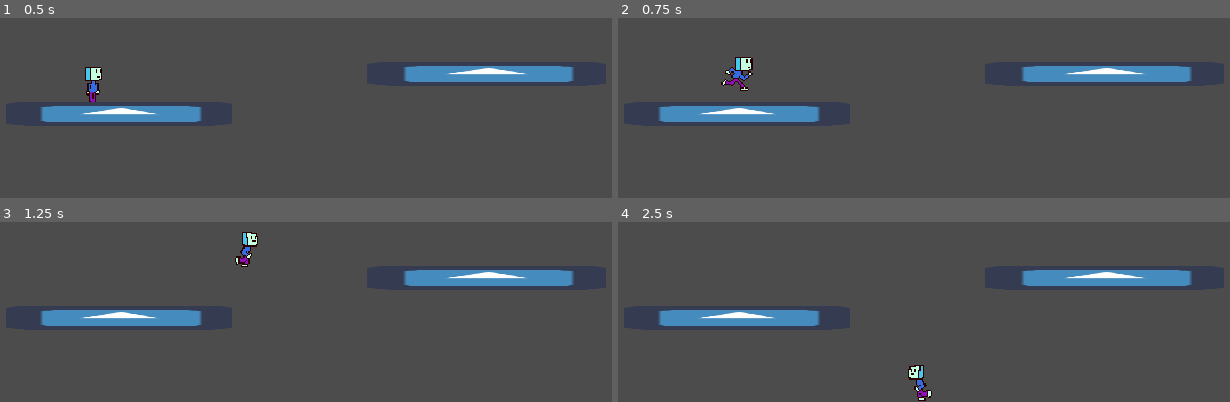
Above: before the commit, frames 1-4 (two rows, left to right).
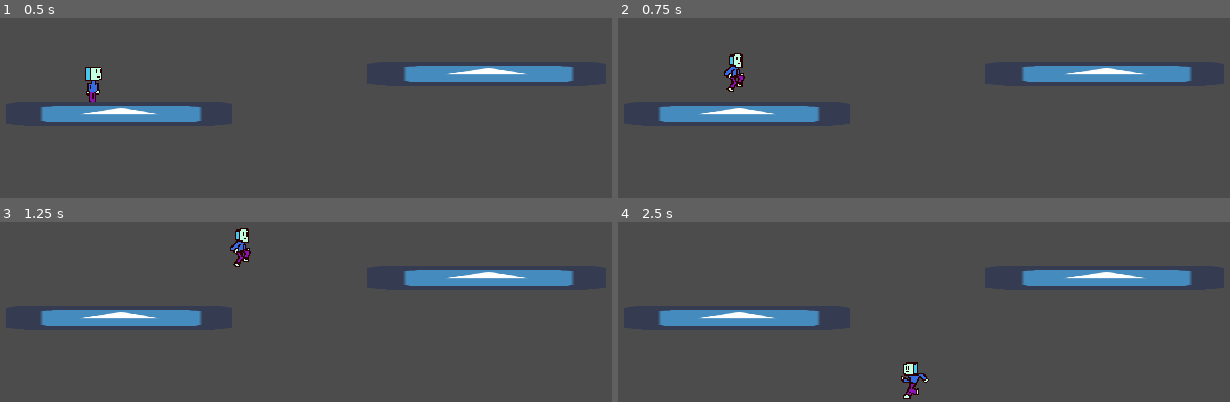
Above: after the commit, the same moments.

Repository: Ftcv/Sofrido-Re
Game: Godot game, scene res://MyProject/project/src/Levels/Playground.tscn
Two runs of this game, one before a commit and one after it. Both use one fixed random seed, a clock stepped at 60 frames per second and the inputs below. The engine's default icon, where the game draws it, is replaced by a stand-in: a white triangle on a blue panel in a dark square.
Inputs:
- Up to frame 1 (0.5 s): no input
- Up to frame 2 (0.75 s): tap Enter at 0.5 s; hold Right (ui_right) from 0.53 s (still down); tap Up (ui_up) at 0.6 s
- Up to frame 3 (1.25 s): keep holding Right (ui_right); tap Up (ui_up) at 0.77, 1.07 s
- Up to frame 4 (2.5 s): tap Up (ui_up) at 1.35, 1.52, 1.82, 2.1 s; release Right (ui_right) at 2.03 s; hold Left (ui_left) from 2.03 s (still down)

Frame 1 is identical in both runs. In frame 2, 0.6% of the frame differs, in the area x 16-23%, y 19-42%; in frame 3, 0.6%; in frame 4, 0.7%, in the area x 46-52%, y 77-100%.

Commit message:
Movimento player mudancas

Diff:
--- a/MyProject/project/src/Entidades/Player/Player.gd
+++ b/MyProject/project/src/Entidades/Player/Player.gd
@@ -4,48 +4,48 @@
 var gravity = 150
 var jump_speed = - 100
 var acceleration = 20 # quanto menor maior a inercia
-var friction = 0.25 # quanto menor mais o player desliza
+var friction = 0.10 # quanto menor mais o player desliza
+var has_friction = false
 var is_alive = true
 var motion = Vector2(0,0)
 var state
-enum {CORRENDO,IDLE,ANDANDO,NADANDO,SWING_ROPE,GLIDING,DESLIZANDO,PULANDO}
+#enum {CORRENDO,IDLE,ANDANDO,NADANDO,SWING_ROPE,GLIDING,DESLIZANDO,PULANDO}
 
-func _ready():
-	pass # Replace with function body.
 
 func _physics_process(delta):
 
-	match (state):
-		CORRENDO:
-			pass
-		IDLE:
-			pass
-		ANDANDO:
-			pass
-		NADANDO:
-			pass
-		SWING_ROPE:
-			pass
-		GLIDING:
-			pass
-		DESLIZANDO:
-			pass
-		PULANDO:
-			pass
-
-
-
+#	match (state):
+#		CORRENDO:
+#			pass
+#		IDLE:
+#			pass
+#		ANDANDO:
+#			pass
+#		NADANDO:
+#			pass
+#		SWING_ROPE:
+#			pass
+#		GLIDING:
+#			pass
+#		DESLIZANDO:
+#			pass
+#		PULANDO:
+#			pass
+#
 	if is_alive == true:
 
-		if motion.x != 0:
-			$AnimationPlayer.play("Correndo")
-		else:
-			$AnimationPlayer.play("Respirando")
 		move_and_slide(motion, Vector2(0, -1))
 		motion.y += delta * gravity
-		if Input.is_action_just_pressed("ui_up"):
-			if is_on_floor():
+
+		if is_on_floor():
+			if Input.is_action_just_pressed("ui_up"):
 				motion.y = jump_speed
+			if has_friction == true:
+				motion.x=lerp(motion.x,0,friction)
+		else:
+			if has_friction == true:
+				motion.x=lerp(motion.x,0,friction/2)
+
 		if Input.is_action_pressed("ui_left"):
 			$Sprite.flip_h = true
 			motion.x = max(motion.x-acceleration,-max_walk_speed)
@@ -53,6 +53,20 @@
 			$Sprite.flip_h = false
 			motion.x = min(motion.x+acceleration,max_walk_speed)
 		else:
+			has_friction = true
 			motion.x = lerp(motion.x,0,friction)
 			if abs(motion.x) < 1:
 				motion.x = 0
+	animations()
+
+func animations():
+	if is_on_floor():
+		if motion.x != 0:
+			$AnimationPlayer.play("Correndo")
+		else:
+			$AnimationPlayer.play("Respirando")
+	else:
+		if motion.y < 0:
+			$AnimationPlayer.play("Pulo_subindo")
+		else:
+			$AnimationPlayer.play("Pulo_caindo")
--- a/MyProject/project/src/Entidades/Player/Player.tscn
+++ b/MyProject/project/src/Entidades/Player/Player.tscn
@@ -22,6 +22,36 @@
 "transitions": PoolRealArray( 1, 1, 1, 1 ),
 "update": 1,
 "values": [ 1, 2, 3, 2 ]
+}
+
+[sub_resource type="Animation" id=4]
+resource_name = "Pulo_caindo"
+tracks/0/type = "value"
+tracks/0/path = NodePath("Sprite:frame")
+tracks/0/interp = 1
+tracks/0/loop_wrap = true
+tracks/0/imported = false
+tracks/0/enabled = true
+tracks/0/keys = {
+"times": PoolRealArray( 0 ),
+"transitions": PoolRealArray( 1 ),
+"update": 1,
+"values": [ 5 ]
+}
+
+[sub_resource type="Animation" id=5]
+resource_name = "Pulo_subindo"
+tracks/0/type = "value"
+tracks/0/path = NodePath("Sprite:frame")
+tracks/0/interp = 1
+tracks/0/loop_wrap = true
+tracks/0/imported = false
+tracks/0/enabled = true
+tracks/0/keys = {
+"times": PoolRealArray( 0 ),
+"transitions": PoolRealArray( 1 ),
+"update": 1,
+"values": [ 4 ]
 }
 
 [sub_resource type="Animation" id=3]
@@ -67,5 +97,7 @@
 
 [node name="AnimationPlayer" type="AnimationPlayer" parent="."]
 anims/Correndo = SubResource( 2 )
+anims/Pulo_caindo = SubResource( 4 )
+anims/Pulo_subindo = SubResource( 5 )
 anims/RESET = SubResource( 3 )
 anims/Respirando = ExtResource( 1 )
Not shown: 1 places in MyProject/project/src/Entidades/Player/Player.tscn that only renumber resources
